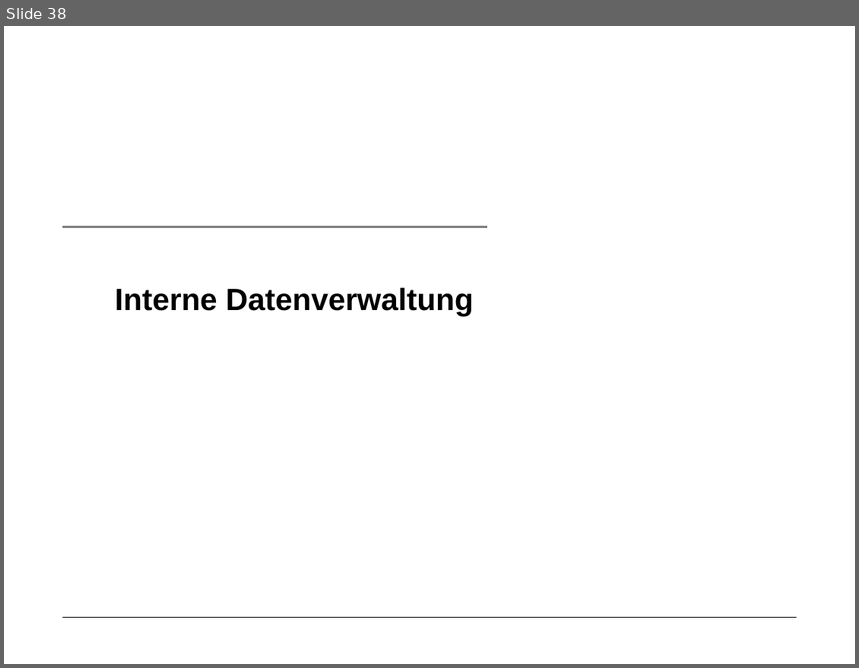
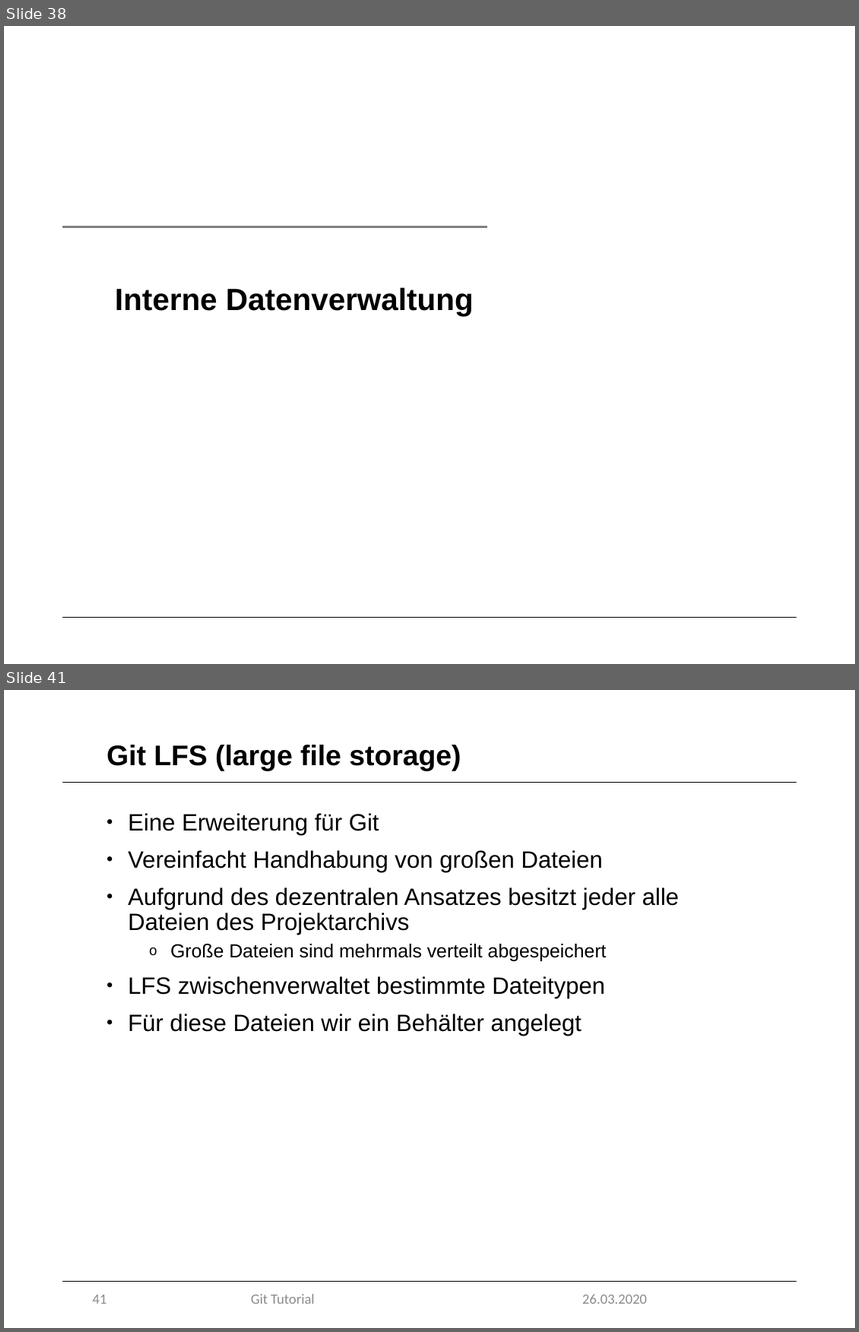
Before and after one commit to marcretzlaff/projektarbeit, a slide deck: Präsentation-90min/Präsentation-90min.pptx. Shown one above the other, each under a label of ours: slide 38 before the commit, slides 38 and 41 after it; the slides between them are not shown. The pictures are 859x668 and 859x1332 pixels, drawn with LibreOffice and Linux fonts; fonts in the diff are those of the drawing; background and template pictures are left out. Boxes give left, top, right and bottom in pixels: in the first picture for what was removed or moved away, otherwise in the second. Text is boxed around its words. In the diff, an @@ line names an element or a change of style, - is before the commit and + after.

```diff
--- a/Präsentation-90min/Präsentation-90min.pptx
+++ b/Präsentation-90min/Präsentation-90min.pptx
@@ slide 41 added at box(4, 690, 855, 1328), background #FFFFFF; not listed: 1 template element that a slide beside it also shows @@
@@ title added at box(107, 745, 461, 771), 24 pt, text #000000, bold @@
+Git LFS (large file storage)
@@ line added from (63, 783) to (797, 783), #000000 0.5 pt @@
@@ text added at box(128, 813, 679, 1037), 20 pt, text #000000 @@
+• Eine Erweiterung für Git
+• Vereinfacht Handhabung von großen Dateien
+• Aufgrund des dezentralen Ansatzes besitzt jeder alle Dateien des Projektarchivs
+  o Große Dateien sind mehrmals verteilt abgespeichert
+• LFS zwischenverwaltet bestimmte Dateitypen
+• Für diese Dateien wir ein Behälter angelegt
@@ page number added at box(92, 1295, 107, 1304), 12 pt, text #8C8C8C @@
+41
@@ text added at box(251, 1294, 315, 1304), 12 pt, text #8C8C8C @@
+Git Tutorial
@@ text added at box(582, 1294, 647, 1304), 12 pt, text #8C8C8C @@
+26.03.2020
```
Also in this commit, not shown: 31 slides changed, 2 other slides added, 1 slide removed.
